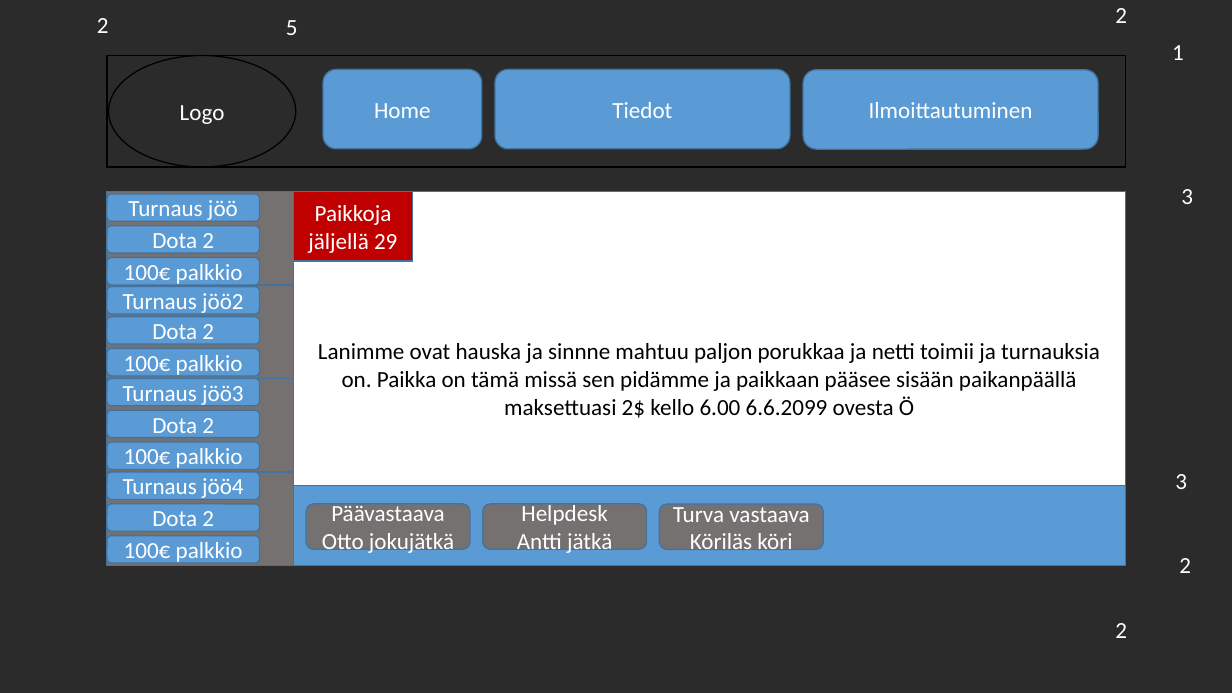
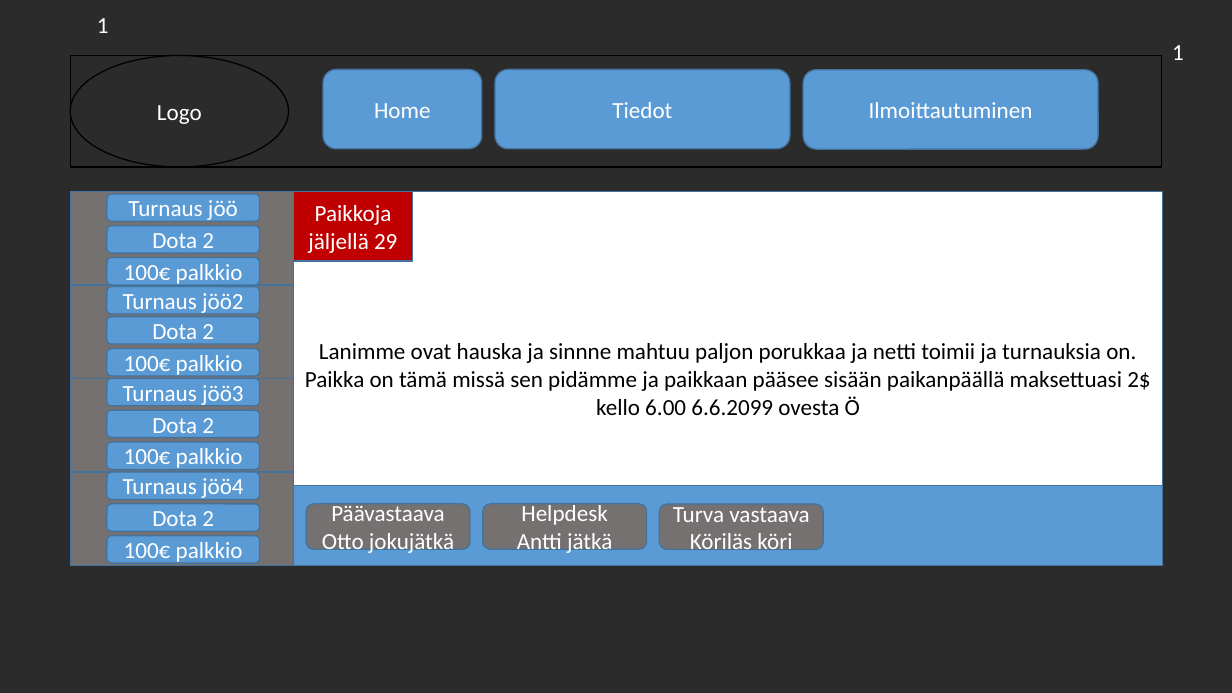
Before and after one commit to Hobitti/leenankurssi, a slide deck: slide 8 of Sivusuunitelma.pptx (slide 6 before the commit). Drawn at 1232x693 pixels with LibreOffice and Linux fonts; fonts in the diff are those of the drawing; background and template pictures are left out; a plain dark background stands for a picture behind light text. Boxes give left, top, right and bottom in pixels: in the first picture for what was removed or moved away, otherwise in the second. Text is boxed around its words. In the diff, an @@ line names an element or a change of style, - is before the commit and + after.

```diff
--- a/Sivusuunitelma.pptx
+++ b/Sivusuunitelma.pptx
@@ text at <box>97,18,109,33</box>: text changed @@
-2
+1
@@ text removed at <box>286,20,298,35</box> @@
-5
@@ text removed at <box>1115,8,1127,23</box> @@
-2
@@ ellipse "Logo": place and size @@
-ellipse "Logo" at <box>109,55,297,167</box>
+ellipse "Logo" at <box>70,55,288,167</box>
@@ rectangle: place and size @@
-rectangle at <box>107,55,1126,167</box>
+rectangle at <box>70,55,1162,167</box>
@@ rectangle: place and size @@
-rectangle at <box>107,191,294,285</box>
+rectangle at <box>70,191,294,285</box>
@@ rectangle "Lanimme ovat hauska ja sinnne ...": place and size @@
-rectangle "Lanimme ovat hauska ja sinnne ..." at <box>294,191,1126,566</box>
+rectangle "Lanimme ovat hauska ja sinnne ..." at <box>294,191,1164,566</box>
@@ text removed at <box>1181,189,1193,204</box> @@
-3
@@ rectangle: place and size @@
-rectangle at <box>107,285,294,378</box>
+rectangle at <box>70,285,294,378</box>
@@ rectangle: place and size @@
-rectangle at <box>107,379,294,472</box>
+rectangle at <box>70,379,294,472</box>
@@ rectangle: place and size @@
-rectangle at <box>107,472,294,566</box>
+rectangle at <box>70,472,294,566</box>
@@ text removed at <box>1175,474,1187,489</box> @@
-3
@@ rectangle: place and size @@
-rectangle at <box>294,486,1126,567</box>
+rectangle at <box>294,486,1164,567</box>
@@ text removed at <box>1179,558,1191,573</box> @@
-2
@@ text removed at <box>1115,623,1127,638</box> @@
-2
```
Also in this commit, not shown: 3 other slides changed, 2 slides added, 5 other files.
